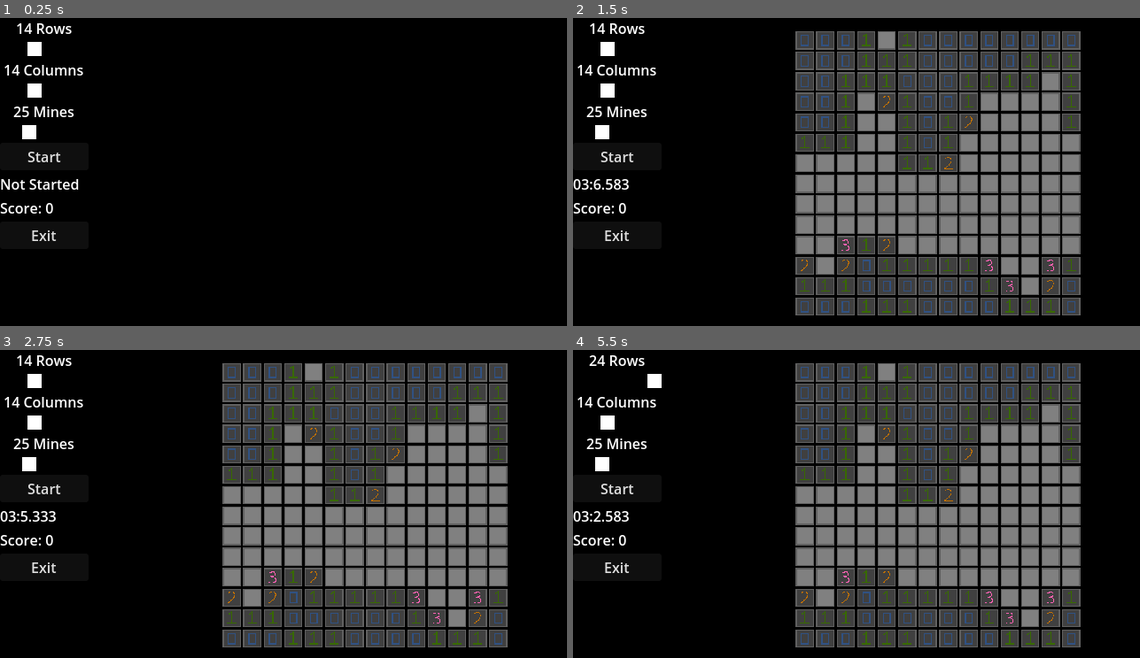
Above: before the commit, frames 1-4 (two rows, left to right).
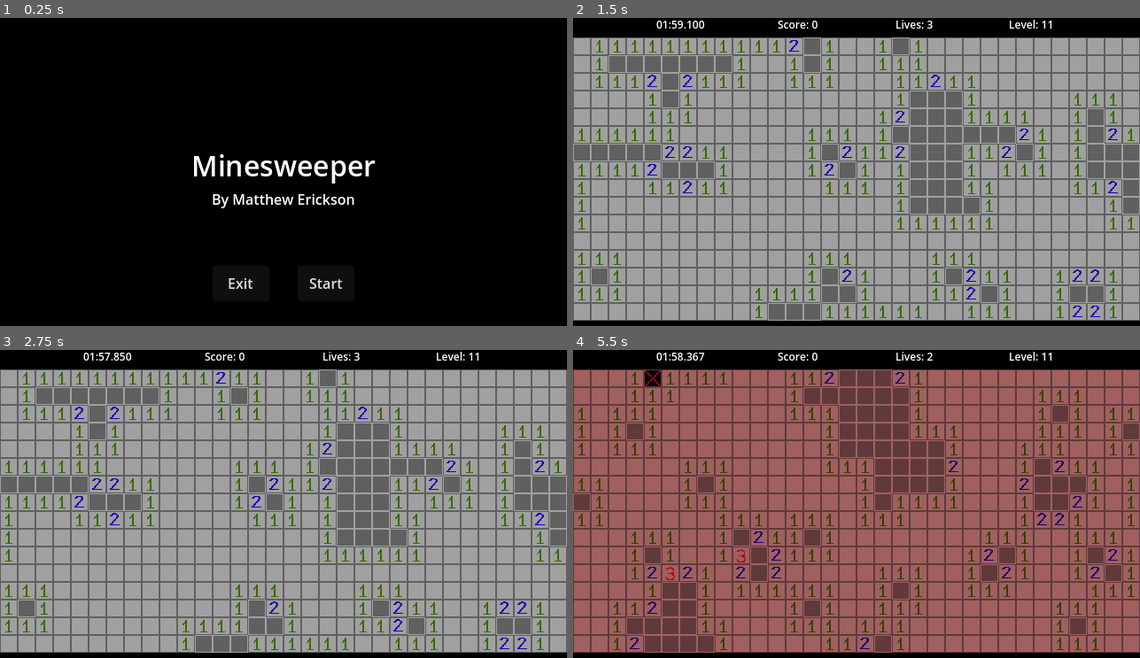
Above: after the commit, the same moments.

Repository: MataclysmGames/Minesweeper
Game: Godot game, scene res://scenes/title.tscn
Same seed, same stepped clock (60 frames per second), same inputs: the game is played once before the commit and once after it. Before the commit the project starts from res://scenes/game.tscn.
Inputs (mouse positions are in pixels of both pictures, inside the frame that each line leads up to; where the layout moved, square brackets give the same spot in the first picture):
- Up to frame 1 (0.25 s): no input
- Up to frame 2 (1.5 s): click "Start" at 0.5 s; click (584, 45) [805, 39] at 1.25 s
- Up to frame 3 (2.75 s): click (238, 377) at 2.02 s
- Up to frame 4 (5.5 s): click (901, 377) at 2.77 s; click (618, 396) at 3.52 s; click (601, 377) at 4.27 s; click (652, 377) at 5.02 s

The runs differ from the first frame. In frame 1, 3.0% of the frame differs, in the area x 0-67%, y 1-88%; in frame 2, 91%; in frame 3, 91%; in frame 4, 93%, in the area x 0-100%, y 0-99%.

Commit message:
art + levels

Diff:
--- a/project.godot
+++ b/project.godot
@@ -11,7 +11,7 @@
 [application]
 
 config/name="Minesweeper"
-run/main_scene="res://scenes/game.tscn"
+run/main_scene="res://scenes/title.tscn"
 config/features=PackedStringArray("4.2", "Mobile")
 config/icon="res://icon.svg"
 
@@ -29,7 +29,7 @@
 
 window/size/viewport_width=640
 window/size/viewport_height=360
-window/size/mode=4
+window/size/mode=2
 window/stretch/mode="canvas_items"
 
 [input]
--- a/scenes/default_grid_button.tscn
+++ /dev/null
@@ -1,26 +0,0 @@
-[gd_scene load_steps=5 format=3 uid="uid://dmdxgup0cw2ip"]
-
-[ext_resource type="StyleBox" uid="uid://bbpfbglfgqfru" path="res://resources/button_style_normal.tres" id="1_fuplm"]
-[ext_resource type="StyleBox" uid="uid://cpdak63ric34u" path="res://resources/button_style_disabled.tres" id="2_kj7lo"]
-
-[sub_resource type="SystemFont" id="SystemFont_ww1y1"]
-
-[sub_resource type="Theme" id="Theme_gbbpx"]
-default_font = SubResource("SystemFont_ww1y1")
-default_font_size = 4
-
-[node name="DefaultButton" type="Button"]
-texture_filter = 1
-offset_right = 8.0
-offset_bottom = 8.0
-size_flags_horizontal = 3
-size_flags_vertical = 3
-theme = SubResource("Theme_gbbpx")
-theme_override_font_sizes/font_size = 8
-theme_override_styles/normal = ExtResource("1_fuplm")
-theme_override_styles/hover = ExtResource("1_fuplm")
-theme_override_styles/pressed = ExtResource("1_fuplm")
-theme_override_styles/disabled = ExtResource("2_kj7lo")
-theme_override_styles/focus = ExtResource("1_fuplm")
-text = "1"
-text_overrun_behavior = 1
--- a/scenes/default_texture_button.tscn
+++ b/scenes/default_texture_button.tscn
@@ -1,6 +1,7 @@
-[gd_scene load_steps=2 format=3 uid="uid://dhfxmhxr2hy4y"]
+[gd_scene load_steps=3 format=3 uid="uid://dhfxmhxr2hy4y"]
 
 [ext_resource type="Texture2D" uid="uid://bl66qlddsyftx" path="res://assets/default-cell.png" id="1_nnqic"]
+[ext_resource type="Texture2D" uid="uid://cjgu4rjg5txeg" path="res://assets/cell-hover.png" id="2_qior1"]
 
 [node name="DefaultTextureButton" type="TextureButton"]
 anchors_preset = 8
@@ -16,4 +17,5 @@
 grow_vertical = 2
 button_mask = 3
 texture_normal = ExtResource("1_nnqic")
+texture_hover = ExtResource("2_qior1")
 stretch_mode = 0
--- a/scenes/game.tscn
+++ b/scenes/game.tscn
@@ -1,19 +1,10 @@
-[gd_scene load_steps=7 format=3 uid="uid://bm4ev752r52na"]
+[gd_scene load_steps=3 format=3 uid="uid://bm4ev752r52na"]
 
 [ext_resource type="Script" path="res://scripts/game.gd" id="1_3epsy"]
-[ext_resource type="Texture2D" uid="uid://d0etiq6636aq5" path="res://resources/grabber.tres" id="2_djg7d"]
 [ext_resource type="PackedScene" uid="uid://oloj7yewcqua" path="res://scenes/sweeper_board.tscn" id="2_m0fe3"]
 
-[sub_resource type="StyleBoxFlat" id="StyleBoxFlat_ccckk"]
-bg_color = Color(1, 1, 1, 1)
-
-[sub_resource type="StyleBoxFlat" id="StyleBoxFlat_6lmo3"]
-bg_color = Color(1, 1, 1, 1)
-
-[sub_resource type="StyleBoxFlat" id="StyleBoxFlat_ckn46"]
-bg_color = Color(1, 1, 1, 1)
-
-[node name="Game" type="HBoxContainer"]
+[node name="Game" type="Control"]
+layout_mode = 3
 anchors_preset = 15
 anchor_right = 1.0
 anchor_bottom = 1.0
@@ -21,83 +12,50 @@
 grow_vertical = 2
 script = ExtResource("1_3epsy")
 
-[node name="VBoxContainer" type="VBoxContainer" parent="."]
-custom_minimum_size = Vector2(100, 0)
+[node name="MainContainer" type="VBoxContainer" parent="."]
+layout_mode = 1
+anchors_preset = 15
+anchor_right = 1.0
+anchor_bottom = 1.0
+grow_horizontal = 2
+grow_vertical = 2
+
+[node name="InfoContainer" type="HBoxContainer" parent="MainContainer"]
+custom_minimum_size = Vector2(640, 20)
 layout_mode = 2
-size_flags_horizontal = 0
+size_flags_horizontal = 4
+size_flags_vertical = 0
+alignment = 1
 
-[node name="RowLabel" type="Label" parent="VBoxContainer"]
+[node name="TimeLabel" type="Label" parent="MainContainer/InfoContainer"]
+custom_minimum_size = Vector2(128, 0)
 layout_mode = 2
-text = "Rows"
+theme_override_font_sizes/font_size = 12
+text = "Time"
 horizontal_alignment = 1
-vertical_alignment = 1
 
-[node name="RowSlider" type="HSlider" parent="VBoxContainer"]
+[node name="ScoreLabel" type="Label" parent="MainContainer/InfoContainer"]
+custom_minimum_size = Vector2(128, 0)
 layout_mode = 2
-theme_override_icons/grabber = ExtResource("2_djg7d")
-theme_override_icons/grabber_highlight = ExtResource("2_djg7d")
-theme_override_icons/grabber_disabled = ExtResource("2_djg7d")
-theme_override_styles/slider = SubResource("StyleBoxFlat_ccckk")
-theme_override_styles/grabber_area = SubResource("StyleBoxFlat_6lmo3")
-theme_override_styles/grabber_area_highlight = SubResource("StyleBoxFlat_ckn46")
-min_value = 8.0
-max_value = 24.0
-value = 14.0
+theme_override_font_sizes/font_size = 12
+text = "Score"
+horizontal_alignment = 1
 
-[node name="ColumnLabel" type="Label" parent="VBoxContainer"]
+[node name="LivesLabel" type="Label" parent="MainContainer/InfoContainer"]
+custom_minimum_size = Vector2(128, 0)
 layout_mode = 2
-text = "Columns"
+theme_override_font_sizes/font_size = 12
+text = "Lives"
 horizontal_alignment = 1
-vertical_alignment = 1
 
-[node name="ColumnSlider" type="HSlider" parent="VBoxContainer"]
+[node name="LevelLabel" type="Label" parent="MainContainer/InfoContainer"]
+custom_minimum_size = Vector2(128, 0)
 layout_mode = 2
-theme_override_icons/grabber = ExtResource("2_djg7d")
-theme_override_icons/grabber_highlight = ExtResource("2_djg7d")
-theme_override_icons/grabber_disabled = ExtResource("2_djg7d")
-theme_override_styles/slider = SubResource("StyleBoxFlat_ccckk")
-theme_override_styles/grabber_area = SubResource("StyleBoxFlat_6lmo3")
-theme_override_styles/grabber_area_highlight = SubResource("StyleBoxFlat_ckn46")
-min_value = 8.0
-max_value = 24.0
-value = 14.0
+theme_override_font_sizes/font_size = 12
+text = "Level"
+horizontal_alignment = 1
 
-[node name="MinesLabel" type="Label" parent="VBoxContainer"]
+[node name="SweeperBoard" parent="MainContainer" instance=ExtResource("2_m0fe3")]
+custom_minimum_size = Vector2(640, 340)
 layout_mode = 2
-text = "Mines"
-horizontal_alignment = 1
-vertical_alignment = 1
-
-[node name="MinesSlider" type="HSlider" parent="VBoxContainer"]
-layout_mode = 2
-theme_override_icons/grabber = ExtResource("2_djg7d")
-theme_override_icons/grabber_highlight = ExtResource("2_djg7d")
-theme_override_icons/grabber_disabled = ExtResource("2_djg7d")
-theme_override_styles/slider = SubResource("StyleBoxFlat_ccckk")
-theme_override_styles/grabber_area = SubResource("StyleBoxFlat_6lmo3")
-theme_override_styles/grabber_area_highlight = SubResource("StyleBoxFlat_ckn46")
-min_value = 8.0
-max_value = 64.0
-value = 25.0
-
-[node name="StartButton" type="Button" parent="VBoxContainer"]
-layout_mode = 2
-text = "Start"
-
-[node name="TimeLeftLabel" type="Label" parent="VBoxContainer"]
-layout_mode = 2
-
-[node name="ScoreLabel" type="Label" parent="VBoxContainer"]
-layout_mode = 2
-
-[node name="ExitButton" type="Button" parent="VBoxContainer"]
-layout_mode = 2
-text = "Exit"
-
-[node name="CenterContainer" type="CenterContainer" parent="."]
-layout_mode = 2
-size_flags_horizontal = 3
-use_top_left = true
-
-[node name="SweeperBoard" parent="CenterContainer" instance=ExtResource("2_m0fe3")]
-position = Vector2(308, 15)
+size_flags_horizontal = 1
--- a/scenes/sweeper_board.tscn
+++ b/scenes/sweeper_board.tscn
@@ -3,13 +3,24 @@
 [ext_resource type="Script" path="res://scripts/sweeper_board.gd" id="1_sb4r0"]
 [ext_resource type="PackedScene" uid="uid://dhfxmhxr2hy4y" path="res://scenes/default_texture_button.tscn" id="2_he50q"]
 
-[node name="SweeperBoard" type="Node2D"]
+[node name="SweeperBoard" type="Control"]
+layout_mode = 3
+anchors_preset = 0
+size_flags_horizontal = 3
+size_flags_vertical = 3
 script = ExtResource("1_sb4r0")
 config_button = ExtResource("2_he50q")
 
 [node name="GridContainer" type="GridContainer" parent="."]
-anchors_preset = 5
-anchor_left = 0.5
-anchor_right = 0.5
+layout_mode = 1
+anchors_preset = 15
+anchor_right = 1.0
+anchor_bottom = 1.0
+offset_right = 640.0
+offset_bottom = 335.0
 grow_horizontal = 2
-columns = 4
+grow_vertical = 2
+scale = Vector2(1.25, 1.25)
+theme_override_constants/h_separation = 0
+theme_override_constants/v_separation = 0
+columns = 8
--- /dev/null
+++ b/scenes/title.tscn
@@ -0,0 +1,64 @@
+[gd_scene load_steps=2 format=3 uid="uid://dmwwwolg6lbrs"]
+
+[ext_resource type="Script" path="res://scripts/title.gd" id="1_oojlx"]
+
+[node name="Title" type="Control"]
+layout_mode = 3
+anchors_preset = 15
+anchor_right = 1.0
+anchor_bottom = 1.0
+grow_horizontal = 2
+grow_vertical = 2
+script = ExtResource("1_oojlx")
+
+[node name="CenterContainer" type="VBoxContainer" parent="."]
+layout_mode = 1
+anchors_preset = 8
+anchor_left = 0.5
+anchor_top = 0.5
+anchor_right = 0.5
+anchor_bottom = 0.5
+offset_left = -103.5
+offset_top = -36.0
+offset_right = 103.5
+offset_bottom = 36.0
+grow_horizontal = 2
+grow_vertical = 2
+
+[node name="GameNameLabel" type="Label" parent="CenterContainer"]
+layout_mode = 2
+theme_override_font_sizes/font_size = 32
+text = "Minesweeper"
+horizontal_alignment = 1
+vertical_alignment = 1
+
+[node name="AuthorLabel" type="Label" parent="CenterContainer"]
+layout_mode = 2
+text = "By Matthew Erickson"
+horizontal_alignment = 1
+vertical_alignment = 1
+
+[node name="HBoxContainer" type="HBoxContainer" parent="."]
+layout_mode = 1
+anchors_preset = 7
+anchor_left = 0.5
+anchor_top = 1.0
+anchor_right = 0.5
+anchor_bottom = 1.0
+offset_left = -80.0
+offset_top = -80.0
+offset_right = 80.0
+offset_bottom = -40.0
+grow_horizontal = 2
+grow_vertical = 0
+theme_override_constants/separation = 32
+
+[node name="ExitButton" type="Button" parent="HBoxContainer"]
+custom_minimum_size = Vector2(64, 0)
+layout_mode = 2
+text = "Exit"
+
+[node name="StartButton" type="Button" parent="HBoxContainer"]
+custom_minimum_size = Vector2(64, 0)
+layout_mode = 2
+text = "Start"
--- a/scripts/game.gd
+++ b/scripts/game.gd
@@ -1,83 +1,59 @@
 class_name Game
-extends HBoxContainer
+extends Control
 
-@onready var row_label : Label = $VBoxContainer/RowLabel
-@onready var row_slider : HSlider = $VBoxContainer/RowSlider
-@onready var column_label : Label = $VBoxContainer/ColumnLabel
-@onready var column_slider : HSlider = $VBoxContainer/ColumnSlider
-@onready var mines_label : Label = $VBoxContainer/MinesLabel
-@onready var mines_slider : HSlider = $VBoxContainer/MinesSlider
-@onready var start_button = $VBoxContainer/StartButton
-@onready var time_left_label = $VBoxContainer/TimeLeftLabel
-@onready var score_label = $VBoxContainer/ScoreLabel
-@onready var exit_button = $VBoxContainer/ExitButton
+@onready var time_left_label = $MainContainer/InfoContainer/TimeLabel
+@onready var score_label = $MainContainer/InfoContainer/ScoreLabel
+@onready var lives_label = $MainContainer/InfoContainer/LivesLabel
+@onready var level_label = $MainContainer/InfoContainer/LevelLabel
 
-@onready var sweeper_board : SweeperBoard = $CenterContainer/SweeperBoard
+@onready var sweeper_board : SweeperBoard = $MainContainer/SweeperBoard
 
 var timer : Timer
-var time_started : int = -1
-var time_finished : int = -1
-var total_score : int = 0
+var run_data : RunData
 
 func _ready():
-	row_slider.value_changed.connect(update_row_label)
-	update_row_label(row_slider.value)
-	column_slider.value_changed.connect(update_column_label)
-	update_column_label(column_slider.value)
-	mines_slider.value_changed.connect(update_mines_label)
-	update_mines_label(mines_slider.value)
-
-	start_button.pressed.connect(start)
-	exit_button.pressed.connect(exit_game)
-	sweeper_board.board_cleared.connect(on_board_cleared)
-	sweeper_board.board_failed.connect(on_board_failed)
-
-	sweeper_board.hide()
+	sweeper_board.board_cleared.connect(progress_level)
+	sweeper_board.board_failed.connect(lose_life)
 	timer = Timer.new()
 	timer.one_shot = true
 	timer.autostart = false
-	timer.timeout.connect(on_timeout)
+	timer.timeout.connect(lose_life)
 	add_child(timer)
+	run_data = RunData.new()
+	start()
 
 func _process(_delta):
 	if Input.is_action_just_pressed("restart"):
 		get_tree().reload_current_scene()
 	time_left_label.text = get_time_left_text()
-	score_label.text = "Score: %d" % [total_score]
-
-func update_row_label(value : float):
-	row_label.text = "%d Rows" % value
-
-func update_column_label(value : float):
-	column_label.text = "%d Columns" % value
-
-func update_mines_label(value : float):
-	mines_label.text = "%d Mines" % value
+	score_label.text = "Score: %d" % [run_data.total_score]
+	lives_label.text = "Lives: %d" % [run_data.num_lives]
+	level_label.text = "Level: %d" % [run_data.current_level]
 
 func start():
+	sweeper_board.hide()
+	sweeper_board.initialize_with_run_data(run_data)
 	sweeper_board.show()
-	sweeper_board.initialize(column_slider.value, row_slider.value, mines_slider.value)
-	timer.wait_time = mines_slider.value * 7.5
+	timer.wait_time = 120
 	timer.start()
 
-func on_board_cleared():
+func progress_level():
 	var seconds_remaining = timer.time_left
-	var score = pow(mines_slider.value * 2, 3) + (seconds_remaining * seconds_remaining * 3)
-	total_score += score
-	reset()
+	var score = seconds_remaining * seconds_remaining * 3
+	run_data.total_score += score
+	run_data.current_level += 1
+	start()
 
-func on_board_failed():
-	total_score = 0
-	reset()
+func lose_life():
+	run_data.num_lives -= 1
+	if run_data.num_lives <= 0:
+		game_over()
+	else:
+		start()
 
-func on_timeout():
-	total_score = 0
-	reset()
-
-func reset():
-	timer.stop()
-	sweeper_board.hide()
-	sweeper_board.initialize(column_slider.value, row_slider.value, mines_slider.value)
+func game_over():
+	print("Run ended at level %d with score : %d" % [run_data.current_level, run_data.total_score])
+	get_tree().change_scene_to_file("res://scenes/title.tscn")
 
 func get_time_left_text():
 	if timer.is_stopped():
@@ -85,6 +61,3 @@
 	var seconds_remaining = timer.time_left
 	var minutes_remaining : int = seconds_remaining / 60
 	return "%02d:%02.3f" % [minutes_remaining, seconds_remaining - (minutes_remaining * 60)]
-
-func exit_game():
-	get_tree().quit()
--- /dev/null
+++ b/scripts/run_data.gd
@@ -0,0 +1,18 @@
+class_name RunData
+
+var total_score : int = 0
+var num_lives : int = 3
+
+var current_level : int = 11
+
+func get_rows() -> int:
+	var rows = 5 + current_level
+	return min(rows, 20)
+
+func get_columns() -> int:
+	var columns = 10 + current_level * 2
+	return min(columns, 40)
+
+func get_mines() -> int:
+	var mines = 2 + current_level * 3
+	return min(mines, 60)
--- a/scripts/sweeper_board.gd
+++ b/scripts/sweeper_board.gd
@@ -1,5 +1,6 @@
+@tool
 class_name SweeperBoard
-extends Node2D
+extends Control
 
 @export var num_columns : int = 8
 @export var num_rows : int = 8
@@ -14,6 +15,7 @@
 var default_texture : Resource = preload("res://assets/default-cell.png")
 var flagged_texture : Resource = preload("res://assets/cell-flagged.png")
 var mine_texture : Resource = preload("res://assets/cell-mine.png")
+var hover_texture : Resource = preload("res://assets/cell-hover.png")
 
 var textures : Array[Resource] = [
 	preload("res://assets/cell-0.png"),
@@ -25,26 +27,25 @@
 	preload("res://assets/cell-6.png"),
 	preload("res://assets/cell-7.png"),
 	preload("res://assets/cell-8.png"),
-]#540x360
+]
 
 var grid_data : Array[CellData]
 var adjacent_cell_offsets : Array
 var last_mouse_action : String = "left"
-var game_over : bool = false
+var reject_input : bool = false
 var undiscovered_cell_count : int = 0
-var button_scale : Vector2 = Vector2(0.7, 0.7)
 
 func _ready():
-	initialize(num_columns, num_rows, num_mines)
+	pass
 
-func initialize(cols : int, rows : int, mines : int):
-	num_columns = cols
-	num_rows = rows
-	num_mines = mines
-	var x_scale : float = 12.0 / num_columns
-	var y_scale : float = 9.0 / num_rows
+func initialize_with_run_data(run_data : RunData):
+	num_columns = run_data.get_columns()
+	num_rows = run_data.get_rows()
+	num_mines = run_data.get_mines()
+	var x_scale : float = 20.0 / num_columns
+	var y_scale : float = 10.0 / num_rows
 	var xy_scale : float = min(x_scale, y_scale)
-	scale = Vector2(xy_scale, xy_scale)
+	grid_container.scale = Vector2(xy_scale, xy_scale)
 	undiscovered_cell_count = (num_columns * num_rows) - num_mines
 	grid_container.columns = num_columns
 	grid_container.modulate = Color(1, 1, 1, 1)
@@ -56,9 +57,7 @@
 		[-1, 1],  [0, 1],  [1, 1]
 	]
 	generate_grid_data()
-
-func _process(_delta):
-	pass
+	reject_input = false
 
 func _input(event : InputEvent):
 	if event is InputEventMouseButton:
@@ -66,11 +65,13 @@
 		last_mouse_action = "left" if mouse_event.button_index == MOUSE_BUTTON_LEFT else "right"
 
 func win():
+	reject_input = true
 	var tween = create_tween()
 	tween.tween_property(grid_container, "modulate", Color(0, 1, 0, 1), 1.0)
 	tween.tween_callback(func(): board_cleared.emit())
 
 func lose():
+	reject_input = true
 	var tween = create_tween()
 	tween.tween_property(grid_container, "modulate", Color(1, 0, 0, 1), 1.0)
 	tween.tween_callback(func(): board_failed.emit())
@@ -81,21 +82,26 @@
 	for i in range(num_columns * num_rows):
 		var button = config_button.instantiate() as TextureButton
 		button.show()
-		button.scale = button_scale
 		button.pressed.connect(on_button_pressed.bind(i))
 		grid_container.add_child(button)
 		grid_data[i] = CellData.new(button, i)
+
 	# Assign Mines
+	grid_data.shuffle()
 	grid_data.shuffle()
 	for i in num_mines:
 		grid_data[i].value = -1
 	grid_data.sort_custom(func(a, b): return a.index < b.index)
+
 	# Set non-mine values
 	for i in range(num_columns * num_rows):
 		if grid_data[i].value != -1:
 			grid_data[i].value = calculate_value_for_cell(i)
 
 func on_button_pressed(index : int):
+	if reject_input:
+		return
+
 	var cell_data : CellData = grid_data[index]
 	var button = cell_data.button
 	if last_mouse_action == "left":
@@ -113,9 +119,11 @@
 	elif last_mouse_action == "right":
 		if not cell_data.flagged:
 			button.texture_normal = flagged_texture
+			button.texture_hover = null
 			cell_data.flagged = true
 		else:
 			button.texture_normal = default_texture
+			button.texture_hover = hover_texture
 			cell_data.flagged = false
 
 func discover(cell_data : CellData):
@@ -143,14 +151,14 @@
 	var adjacent_cells : Array[int] = []
 	var coords = coords_from_index(index)
 	for offset in adjacent_cell_offsets:
-		var next_col = (offset[0] + coords[0]) % num_columns
-		var next_row = (offset[1] + coords[1]) % num_rows
-		var next_index = index_from_coords([next_row, next_col])
+		var next_col = (offset[0] + coords[0] + num_columns) % num_columns
+		var next_row = (offset[1] + coords[1] + num_rows) % num_rows
+		var next_index = index_from_coords([next_col, next_row])
 		adjacent_cells.append(next_index)
 	return adjacent_cells
 
 func index_from_coords(coords : Array[int]) -> int:
-	return coords[0] * num_columns + coords[1]
+	return coords[0] + num_columns * coords[1]
 
 func coords_from_index(index : int) -> Array[int]:
 	return [index % num_columns, index / num_columns]
--- a/scripts/sweeper_config.gd
+++ /dev/null
@@ -1,5 +0,0 @@
-class_name SweeperConfig
-
-var num_columns : int
-var num_rows : int
-var num_mines : int
--- /dev/null
+++ b/scripts/title.gd
@@ -0,0 +1,15 @@
+extends Control
+
+@onready var exit_button = $HBoxContainer/ExitButton
+@onready var start_button = $HBoxContainer/StartButton
+
+# Called when the node enters the scene tree for the first time.
+func _ready():
+	exit_button.pressed.connect(exit_game)
+	start_button.pressed.connect(start_game)
+
+func exit_game():
+	get_tree().quit()
+
+func start_game():
+	get_tree().change_scene_to_file("res://scenes/game.tscn")
Binary file changed: assets/cell-0.aseprite
Binary file changed: assets/cell-0.png
Binary file changed: assets/cell-1.aseprite
Binary file changed: assets/cell-1.png
Binary file changed: assets/cell-2.aseprite
Binary file changed: assets/cell-2.png
Binary file changed: assets/cell-3.aseprite
Binary file changed: assets/cell-3.png
Binary file changed: assets/cell-4.aseprite
Binary file changed: assets/cell-4.png
Binary file changed: assets/cell-5.aseprite
Binary file changed: assets/cell-5.png
(and 15 more such lines)
